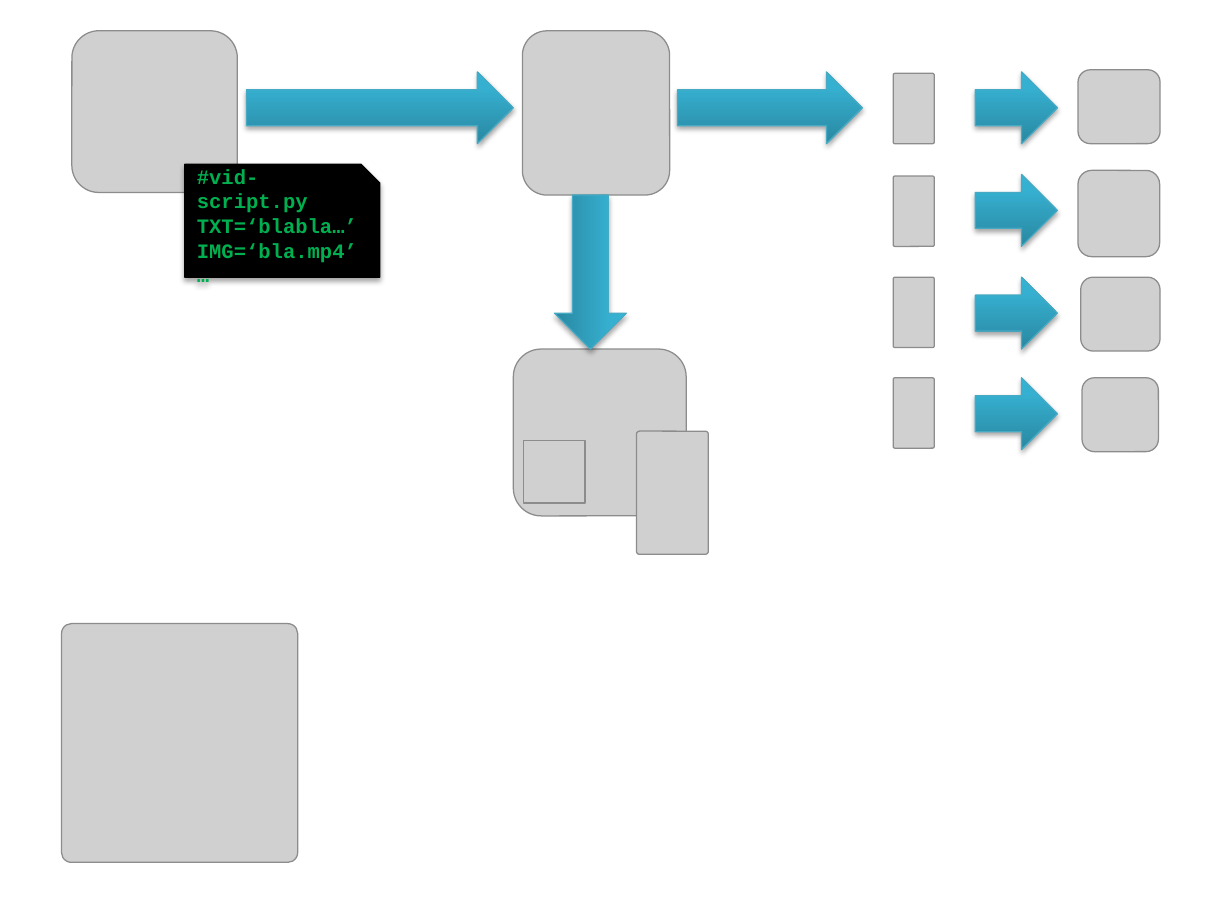
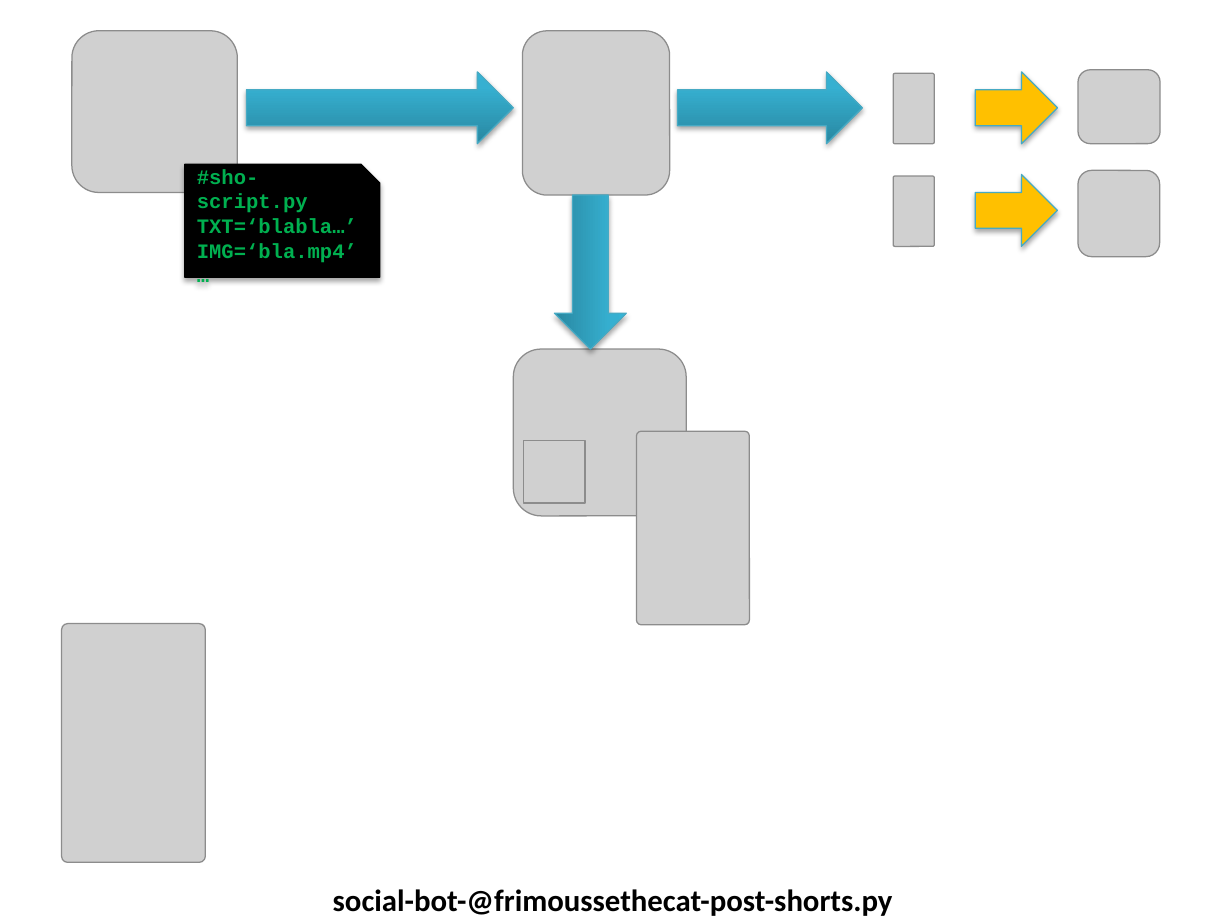
Before and after one commit to DamienFremont/sikulix-social-ui-bot, a slide deck: slide 3 of docs/README/diagram.pptx (slide 2 before the commit). Drawn at 1232x924 pixels with LibreOffice and Linux fonts; fonts in the diff are those of the drawing; grey boxes stand for pictures; background and template pictures are left out. Boxes give left, top, right and bottom in pixels: in the first picture for what was removed or moved away, otherwise in the second. Text is boxed around its words. In the diff, an @@ line names an element or a change of style, - is before the commit and + after.

```diff
--- a/docs/README/diagram.pptx
+++ b/docs/README/diagram.pptx
@@ right arrow at box(976, 71, 1058, 143): fill gradient #2A88A2 to #37B1D2 to #34B4D6 to #FFC000 @@
@@ text in snip rect at box(197, 169, 357, 233): text changed @@
-#vid-script.py
-TXT=‘blabla…’
+#sho-script.py
+TXT=‘blabla…’
@@ right arrow at box(976, 175, 1058, 246): fill gradient #2A88A2 to #37B1D2 to #34B4D6 to #FFC000 @@
@@ picture removed at box(893, 277, 934, 347) @@
@@ right arrow removed at box(976, 277, 1058, 349) @@
@@ picture removed at box(1080, 277, 1159, 351) @@
@@ picture removed at box(893, 378, 934, 448) @@
@@ right arrow removed at box(976, 378, 1058, 450) @@
@@ picture removed at box(1082, 378, 1158, 452) @@
@@ picture: place and size @@
-picture at box(637, 431, 708, 554)
+picture at box(637, 431, 750, 625)
@@ picture: place and size @@
-picture at box(62, 623, 298, 862)
+picture at box(62, 623, 206, 862)
@@ text added at box(333, 889, 893, 916), 18 pt, text #000000, bold @@
+social-bot-@frimoussethecat-post-shorts.py
```
Also in this commit, not shown: 1 other slide changed, 2 slides added, 7 other files.
